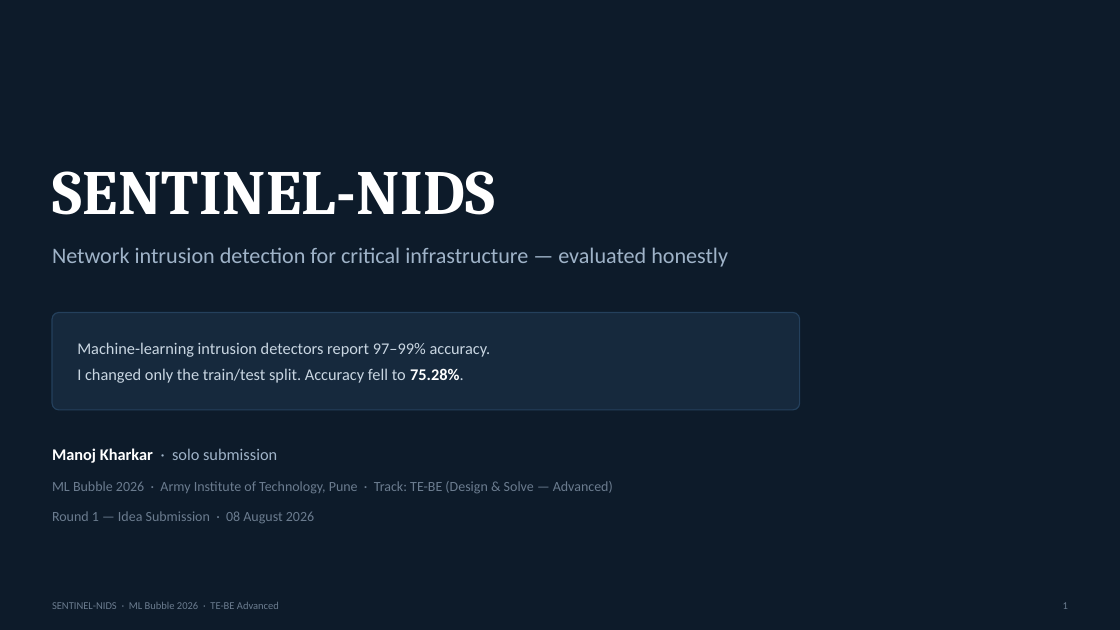
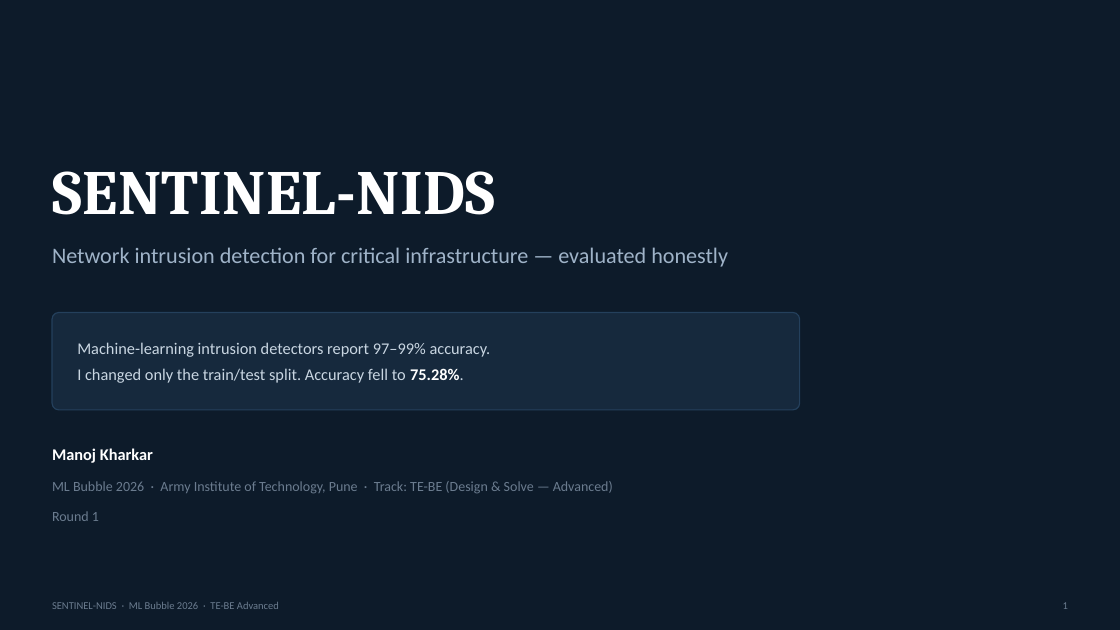
Before and after one commit to manojk909/SENTINEL-NIDS, a slide deck: slide 1 of submission/SENTINEL-NIDS_ML-Bubble-2026_Manoj-Kharkar.pptx. Drawn at 1120x630 pixels with LibreOffice and Linux fonts; fonts in the diff are those of the drawing. Boxes give left, top, right and bottom in pixels: in the first picture for what was removed or moved away, otherwise in the second. Text is boxed around its words. In the diff, an @@ line names an element or a change of style, - is before the commit and + after.

```diff
--- a/submission/SENTINEL-NIDS_ML-Bubble-2026_Manoj-Kharkar.pptx
+++ b/submission/SENTINEL-NIDS_ML-Bubble-2026_Manoj-Kharkar.pptx
@@ text at (x1=52, y1=448, x2=153, y2=463): text changed; text colour #9FB3C8 to #FFFFFF; bold on @@
-Manoj Kharkar · solo submission
+Manoj Kharkar
@@ text at (x1=52, y1=511, x2=99, y2=521): text changed @@
-Round 1 — Idea Submission · 08 August 2026
+Round 1
```
Also in this commit, not shown: 7 other slides changed.
